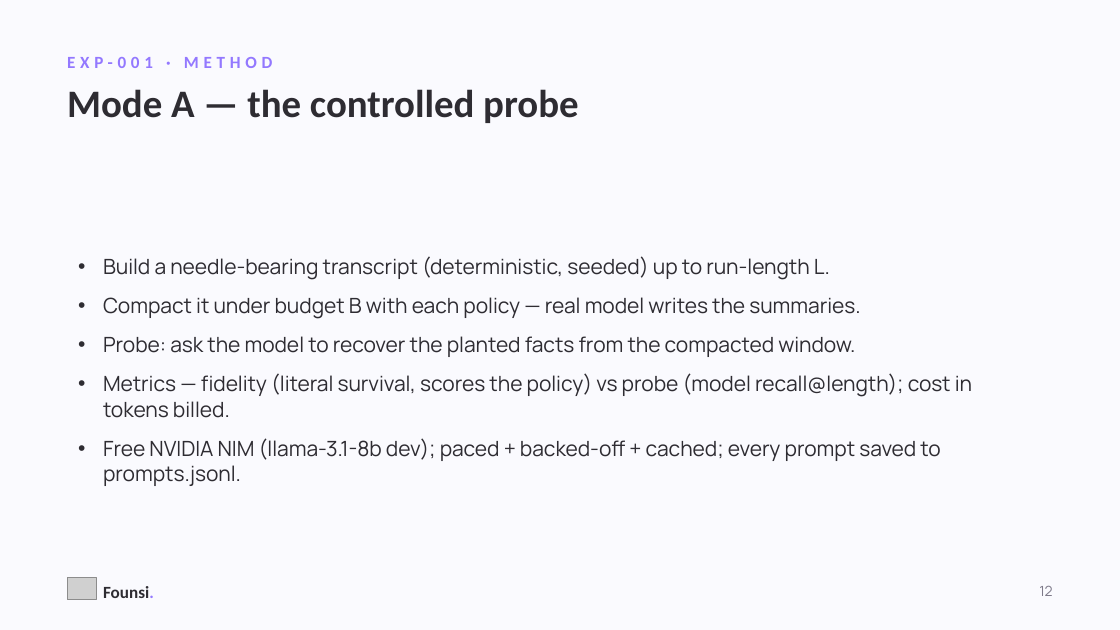
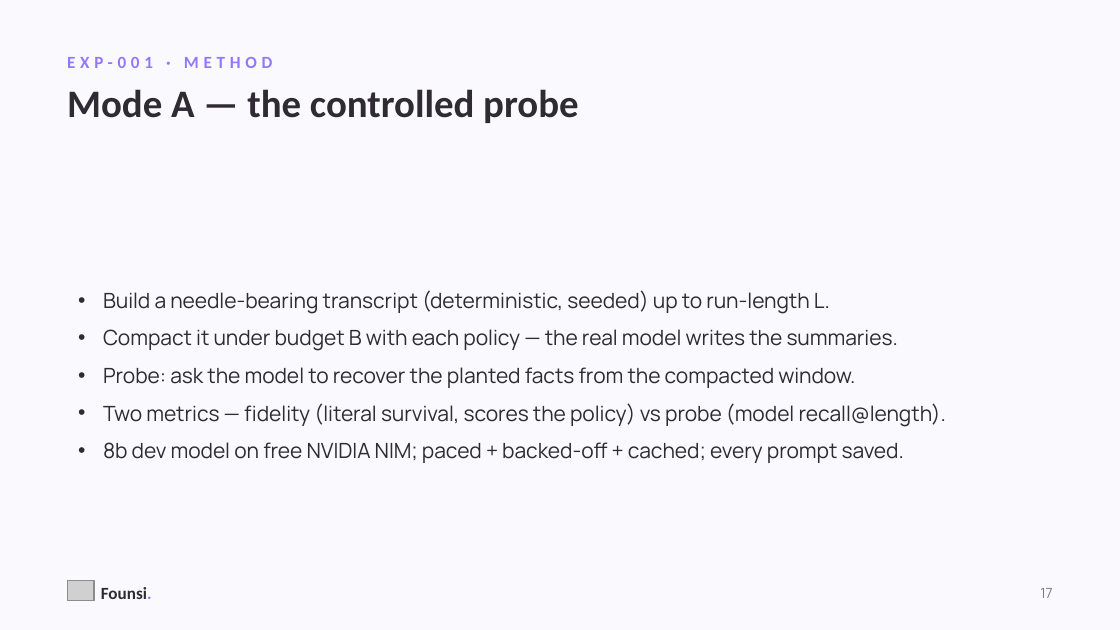
Before and after one commit to kanishkpatel1995/agent-harness, a slide deck: slide 17 of presentation/founsi-context-engineering.pptx (slide 13 before the commit). Drawn at 1120x630 pixels with LibreOffice and Linux fonts; fonts in the diff are those of the drawing; grey boxes stand for pictures. Boxes give left, top, right and bottom in pixels: in the first picture for what was removed or moved away, otherwise in the second. Text is boxed around its words. In the diff, an @@ line names an element or a change of style, - is before the commit and + after.

```diff
--- a/presentation/founsi-context-engineering.pptx
+++ b/presentation/founsi-context-engineering.pptx
@@ text at (103, 290, 855, 388): less space between paragraphs @@
@@ text at (103, 329, 898, 351): text changed @@
-• Compact it under budget B with each policy — real model writes the summaries.
+• Compact it under budget B with each policy — the real model writes the summaries.
@@ text at (103, 403, 946, 463): text changed @@
-• Metrics — fidelity (literal survival, scores the policy) vs probe (model recall@length); cost in tokens billed.
-• Free NVIDIA NIM (llama-3.1-8b dev); paced + backed-off + cached; every prompt saved to prompts.jsonl.
+• Two metrics — fidelity (literal survival, scores the policy) vs probe (model recall@length).
+• 8b dev model on free NVIDIA NIM; paced + backed-off + cached; every prompt saved.
@@ text at (1040, 588, 1052, 598): text changed @@
-12
+17
```
Also in this commit, not shown: 13 other slides changed, 11 slides added, 5 slides removed, 7 other files.
